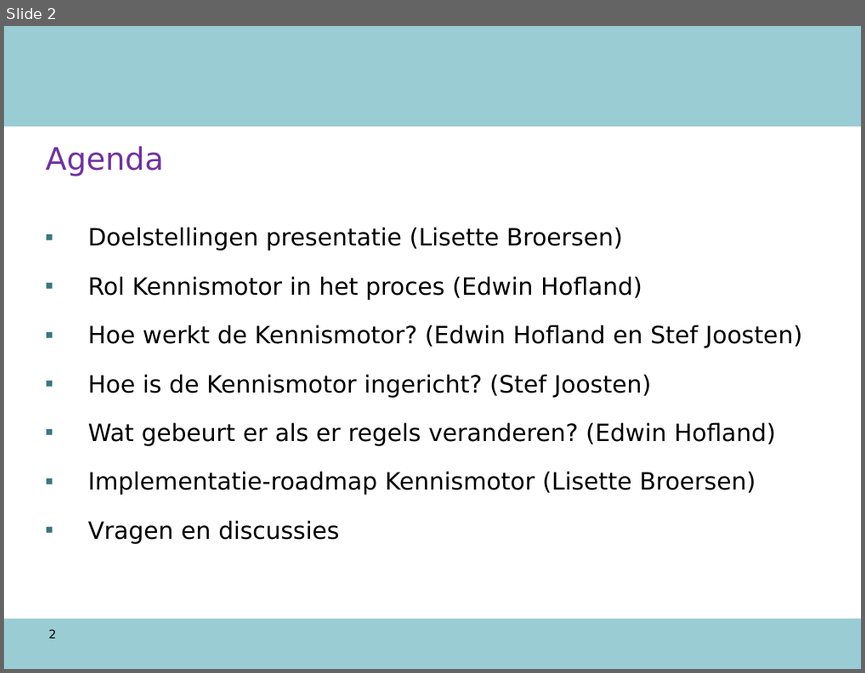
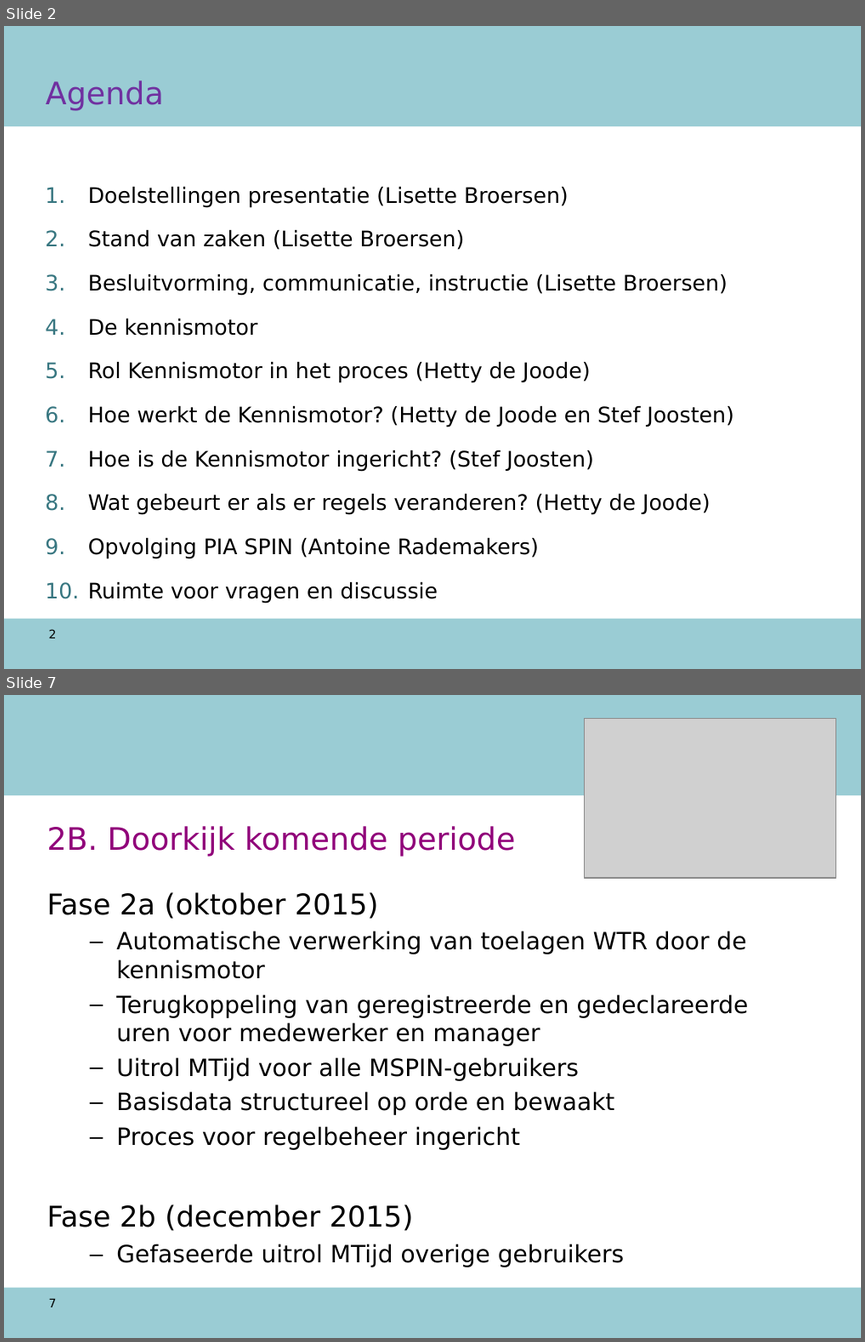
Before and after one commit to AmpersandTarski/ampersand-models, a slide deck: NVWA DTV/werkdocumenten/TO 12 augustus.ppt. Shown one above the other, each under a label of ours: slide 2 before the commit, slides 2 and 7 after it; the slides between them are not shown. The pictures are 865x673 and 865x1342 pixels, drawn with LibreOffice and Linux fonts; fonts in the diff are those of the drawing; grey boxes stand for pictures; background and template pictures are left out. Boxes give left, top, right and bottom in pixels: in the first picture for what was removed or moved away, otherwise in the second. Text is boxed around its words. In the diff, an @@ line names an element or a change of style, - is before the commit and + after.

```diff
--- a/NVWA DTV/werkdocumenten/TO 12 augustus.ppt
+++ b/NVWA DTV/werkdocumenten/TO 12 augustus.ppt
@@ slide 7 added at bbox=[4, 695, 861, 1338], background #FFFFFF; not listed: 2 template elements that a slide beside it also shows @@
@@ picture added at bbox=[584, 718, 836, 878] @@
@@ title added at bbox=[47, 826, 515, 856], 26 pt, text #900079 @@
+2B. Doorkijk komende periode
@@ text added at bbox=[47, 892, 749, 1267], 20 pt, text #000000 @@
+Fase 2a (oktober 2015)
+  – Automatische verwerking van toelagen WTR door de kennismotor
+  – Terugkoppeling van geregistreerde en gedeclareerde uren voor medewerker en manager
+  – Uitrol MTijd voor alle MSPIN-gebruikers
+  – Basisdata structureel op orde en bewaakt
+  – Proces voor regelbeheer ingericht
+Fase 2b (december 2015)
+  – Gefaseerde uitrol MTijd overige gebruikers
@@ page number added at bbox=[49, 1298, 57, 1307], 10 pt, text #000000 @@
+7
@@ slide 2 changed as well @@
@@ title "Agenda": place and size @@
-title "Agenda" at bbox=[46, 146, 164, 176]
+title "Agenda" at bbox=[46, 80, 164, 111]
@@ text "Doelstellingen presentatie (Lisette Broersen)": place and size @@
-text "Doelstellingen presentatie (Lisette Broersen)" at bbox=[88, 227, 802, 544]
+text "Doelstellingen presentatie (Lisette Broersen)" at bbox=[88, 187, 734, 603]
@@ text at bbox=[88, 187, 594, 471]: size 20 to 18 pt in "Doelstellingen presentatie (Lisette Broersen)", "Hoe is de Kennismotor ingericht? (Stef Joosten)"; bullet ▪ to 1. @@
@@ text at bbox=[88, 230, 734, 427]: text changed; size 20 to 18 pt @@
-▪ Rol Kennismotor in het proces (Edwin Hofland)
-▪ Hoe werkt de Kennismotor? (Edwin Hofland en Stef Joosten)
+2. Stand van zaken (Lisette Broersen)
+3. Besluitvorming, communicatie, instructie (Lisette Broersen)
+4. De kennismotor
+5. Rol Kennismotor in het proces (Hetty de Joode)
+6. Hoe werkt de Kennismotor? (Hetty de Joode en Stef Joosten)
@@ text at bbox=[88, 494, 710, 603]: text changed; size 20 to 18 pt @@
-▪ Wat gebeurt er als er regels veranderen? (Edwin Hofland)
-▪ Implementatie-roadmap Kennismotor (Lisette Broersen)
-▪ Vragen en discussies
+8. Wat gebeurt er als er regels veranderen? (Hetty de Joode)
+9. Opvolging PIA SPIN (Antoine Rademakers)
+10. Ruimte voor vragen en discussie
```
Also in this commit, not shown: 11 other slides changed, 22 other slides added, 6 slides removed, 4 other files.
